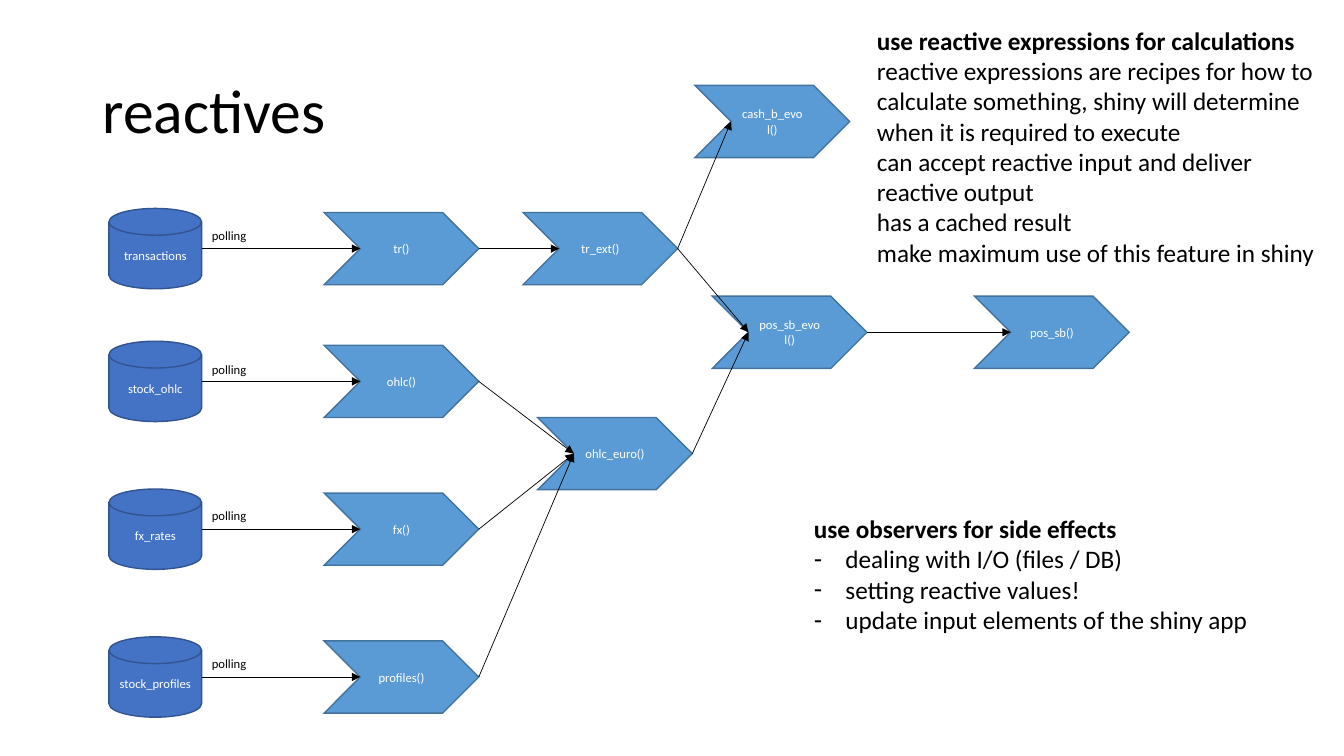
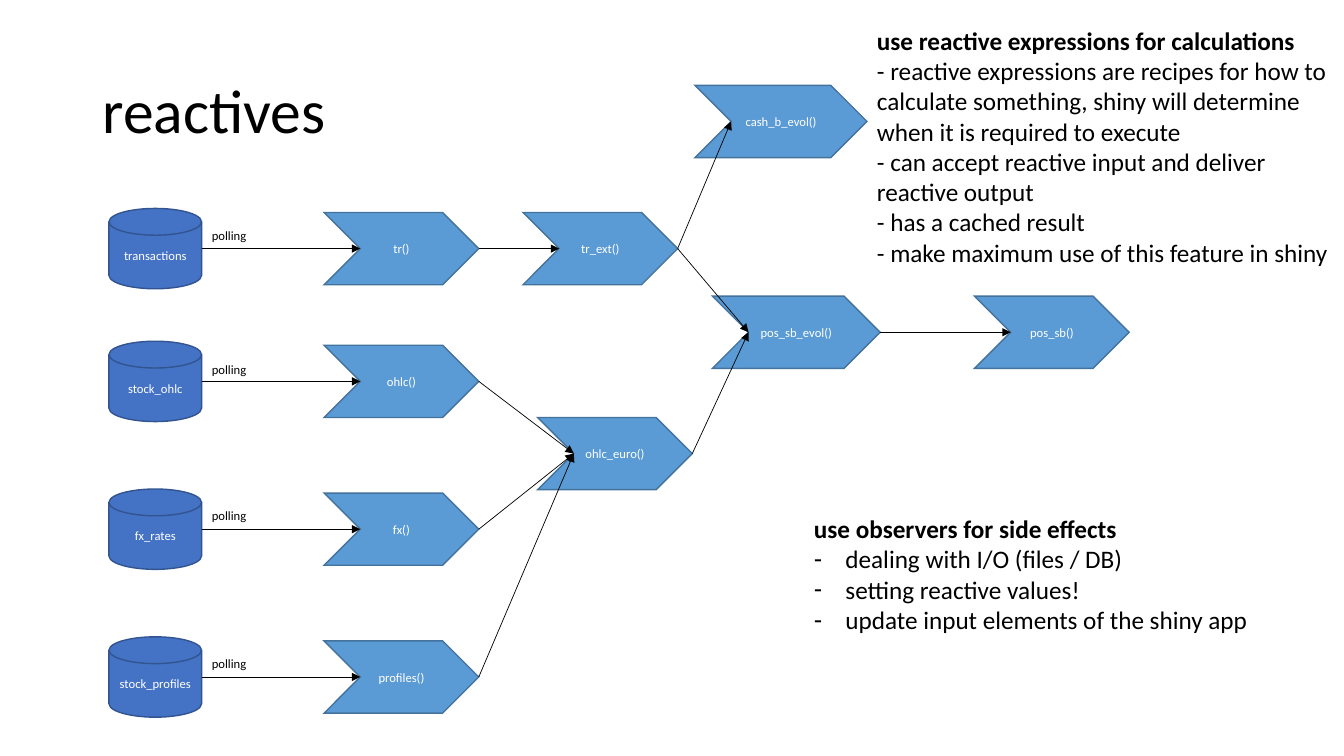
Before and after one commit to jorritvm/stocks_dashboard, a slide deck: slide 9 of doc/stock_dashboard_documentation.pptx. Drawn at 1344x756 pixels with LibreOffice and Linux fonts; fonts in the diff are those of the drawing. Boxes give left, top, right and bottom in pixels: in the first picture for what was removed or moved away, otherwise in the second. Text is boxed around its words. In the diff, an @@ line names an element or a change of style, - is before the commit and + after.

Commit message:
typo

```diff
--- a/doc/stock_dashboard_documentation.pptx
+++ b/doc/stock_dashboard_documentation.pptx
@@ chevron "cash_b_evol()": place and size @@
-chevron "cash_b_evol()" at box(696, 86, 850, 158)
+chevron "cash_b_evol()" at box(696, 86, 868, 158)
@@ text at box(877, 62, 1327, 266): text changed @@
-reactive expressions are recipes for how to calculate something, shiny will determine when it is required to execute
-can accept reactive input and deliver reactive output
-has a cached result
-make maximum use of this feature in shiny
+- reactive expressions are recipes for how to calculate something, shiny will determine when it is required to execute
+- can accept reactive input and deliver reactive output
+- has a cached result
+- make maximum use of this feature in shiny
@@ chevron "pos_sb_evol()": place and size @@
-chevron "pos_sb_evol()" at box(713, 296, 867, 369)
+chevron "pos_sb_evol()" at box(713, 296, 880, 369)
@@ arrow moved from (867, 333) - (1011, 333) to (880, 333) - (1011, 333) @@
```
Also in this commit, not shown: 1 other slide changed.
